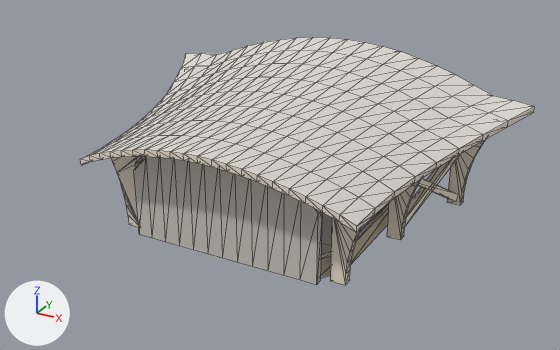
Two versions of the glTF model models/freedom-park-bandshell.glb, one commit apart.
Both versions are drawn from a 50 mm lens placed at (17.3, -31.8, 17.8), pointed at (0.5, -1.4, 2.5). Lighting does not change. The marker at lower left points along +X, +Y and +Z. The first picture is the older version. Mesh edges are drawn as thin lines. Vertices at exactly the same position are counted once.

Objects in the first picture: 'Freedom Park Bandshell'.
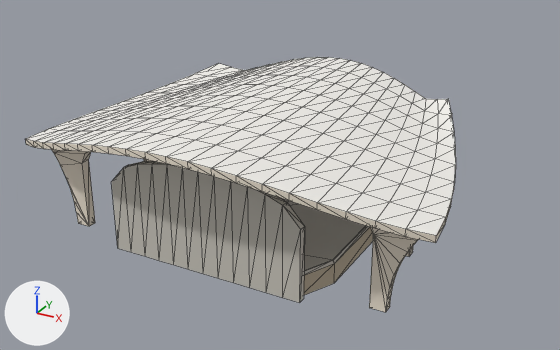
Commit message: Rework Freedom Park Bandshell to its lidar plan

The change in detail:
Material 'shell-roof' (mat_shell_roof) changes colour from light grey #ddd9d1 to white #f2f0ec; in linear values from (0.723, 0.694, 0.639) to (0.891, 0.875, 0.836).
me_freedom_park_bandshell is used by ob_freedom_park_bandshell; location (0.0, 0.0, 0.0).
me_freedom_park_bandshell had 835 vertices, 1507 faces and spanned x -10.6..10.6, y -7.5..7.4, z 0.0..7.3.
me_freedom_park_bandshell now has 835 vertices, 1507 faces and spans x -10.2..10.2, y -9.6..6.4, z 0.0..6.4.
me_freedom_park_bandshell part 1: the loose piece of 8 vertices spanning x 5.9..7.8, y 0.0..4.9, z 0.2..3.4 is turned 31.9 degrees about the z axis through its middle and scaled by 0.962, then moved by (-0.4, -1.4, 0.0).
me_freedom_park_bandshell part 2: the loose piece of 8 vertices spanning x 5.9..7.8, y 0.0..4.9, z 0.2..3.4 is turned 31.9 degrees about the z axis through its middle and scaled by 0.962, then moved by (-0.4, -1.4, 0.0).
me_freedom_park_bandshell part 3: the loose piece of 52 vertices spanning x -4.8..4.8, y -5.9..-5.5, z 0.0..5.0 is moved by (0.0, -1.6, 0.0).
me_freedom_park_bandshell part 4: 686 of 835 vertices moved; they spanned x -10.6..10.6, y -7.5..7.4, z 0.0..7.3 and now span x -10.2..10.2, y -9.6..6.4, z 0.0..6.4; mean shift (0.0, -1.4, 0.1); largest move (-10.6, 6.7, 5.0) -> (-6.8, 4.6, 5.4).
Other edits to the shape of me_freedom_park_bandshell do not show in these pictures.

Location of each change, (x1, y1, x2, y2) in pixels of the pictures (560 x 350 px; the box of a moved part takes in the faces that stretch with it):
'Freedom Park Bandshell', reshaped: before (80, 37, 535, 285); after (26, 57, 456, 312)
part 1 of me_freedom_park_bandshell, moved or reshaped (not visible afterwards): before (418, 178, 459, 201)
part 2 of me_freedom_park_bandshell, moved or reshaped (not visible afterwards): before (405, 154, 460, 226)
part 3 of me_freedom_park_bandshell, moved or reshaped: before (134, 156, 322, 285); after (112, 161, 305, 303)
part 4 of me_freedom_park_bandshell, moved or reshaped: before (80, 37, 535, 285); after (26, 57, 456, 312)
